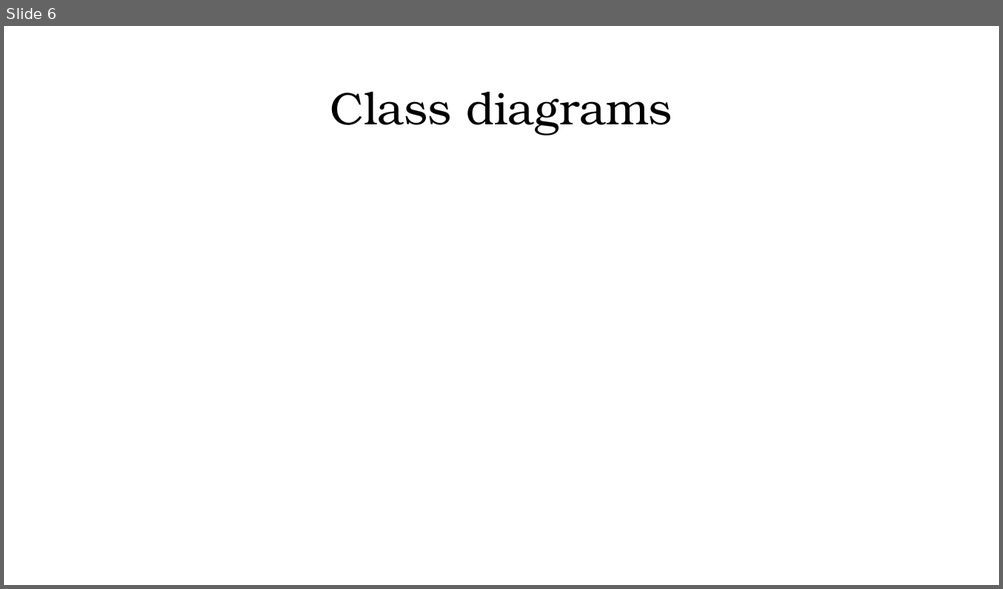
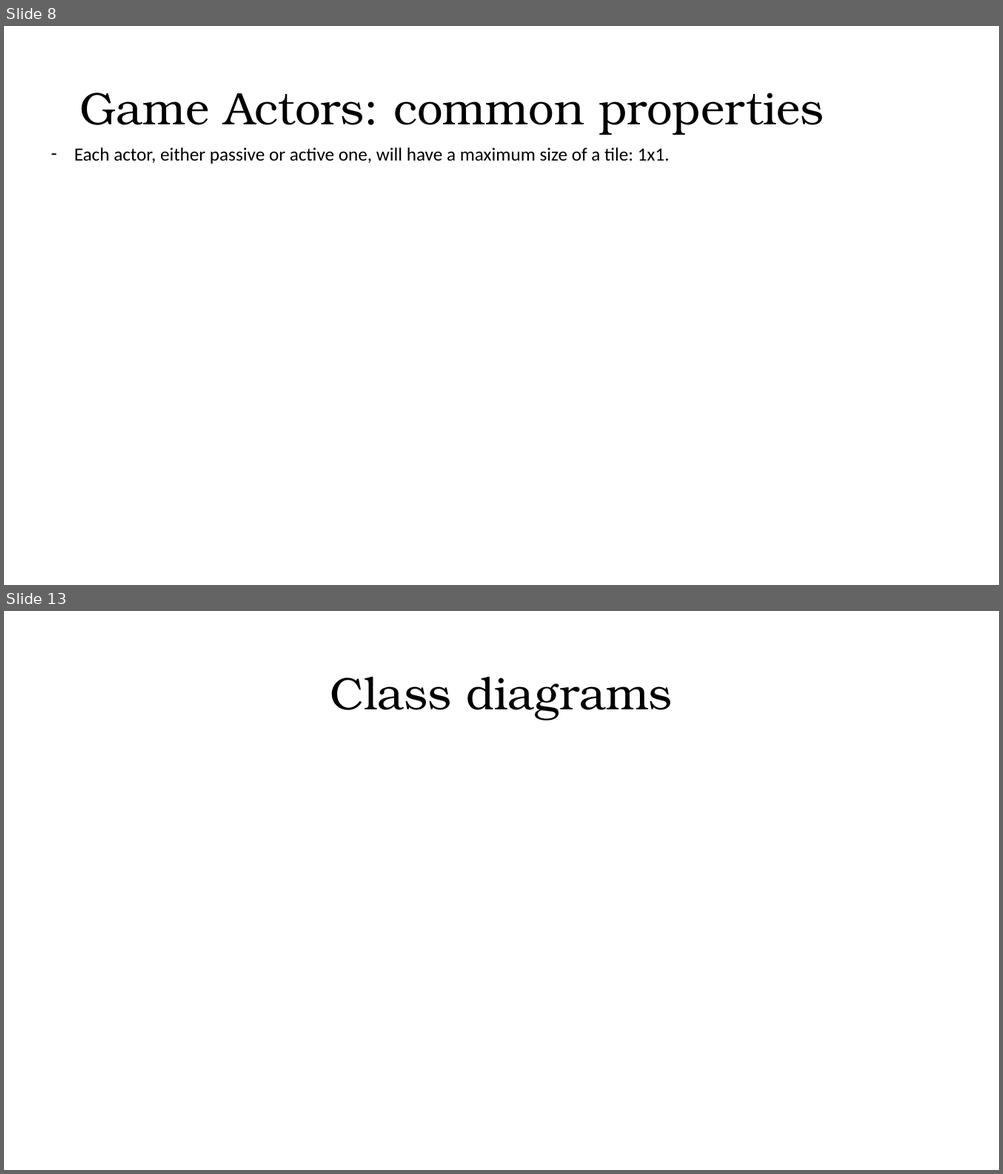
Before and after one commit to george2209/PlanesAndShips, a slide deck: PlanesAndShips/docs/ProjectDocumentation.pptx. Shown one above the other, each under a label of ours: slide 6 before the commit, slides 8 and 13 after it; the slides between them are not shown. The pictures are 1003x589 and 1003x1174 pixels, drawn with LibreOffice and Linux fonts; fonts in the diff are those of the drawing; background and template pictures are left out. Boxes give left, top, right and bottom in pixels: in the first picture for what was removed or moved away, otherwise in the second. Text is boxed around its words. In the diff, an @@ line names an element or a change of style, - is before the commit and + after.

```diff
--- a/PlanesAndShips/docs/ProjectDocumentation.pptx
+++ b/PlanesAndShips/docs/ProjectDocumentation.pptx
@@ slide 8 added at box(4, 26, 999, 585), background #FFFFFF @@
@@ title added at box(79, 93, 824, 135), 44 pt, text #000000 @@
+Game Actors: common properties
@@ text added at box(74, 147, 669, 164), 18 pt, text #000000 @@
+– Each actor, either passive or active one, will have a maximum size of a tile: 1x1.
@@ what was slide 6 is now slide 13 @@
```
Also in this commit, not shown: 2 slides changed, 7 other slides added, 5 other files.
